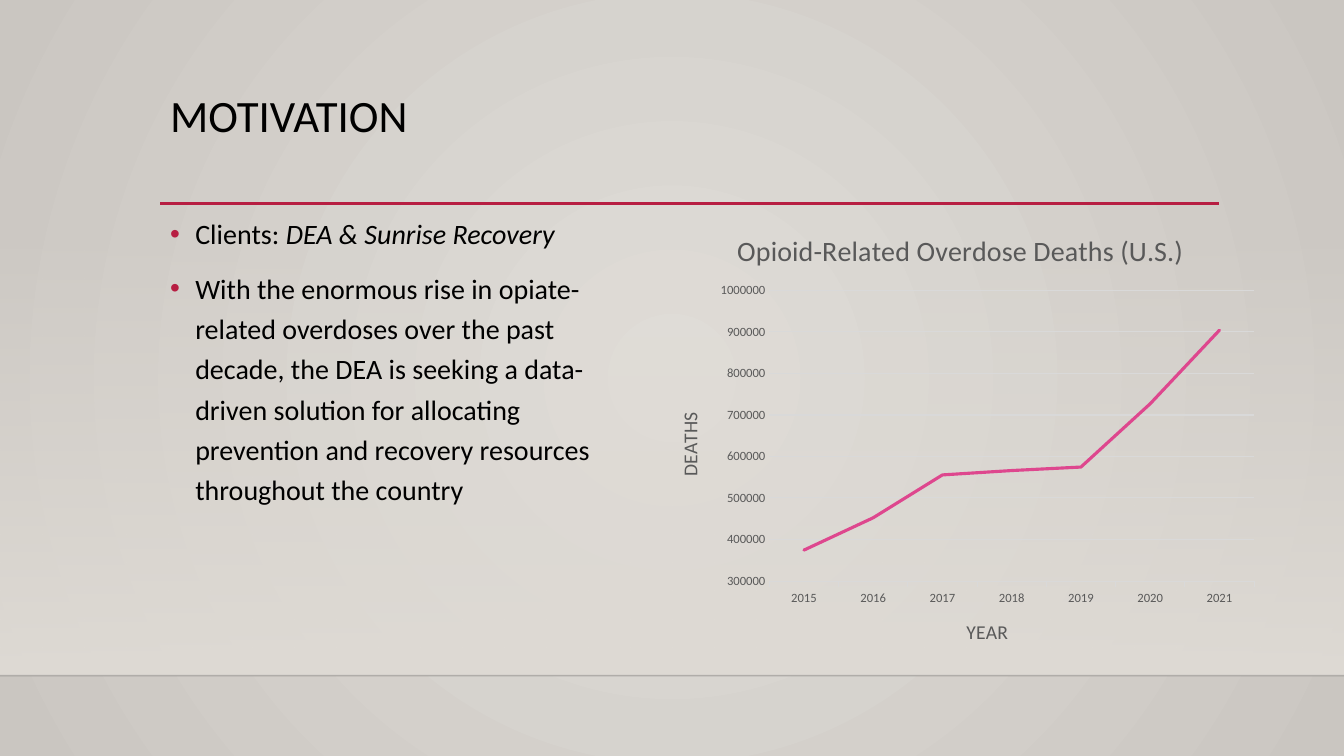
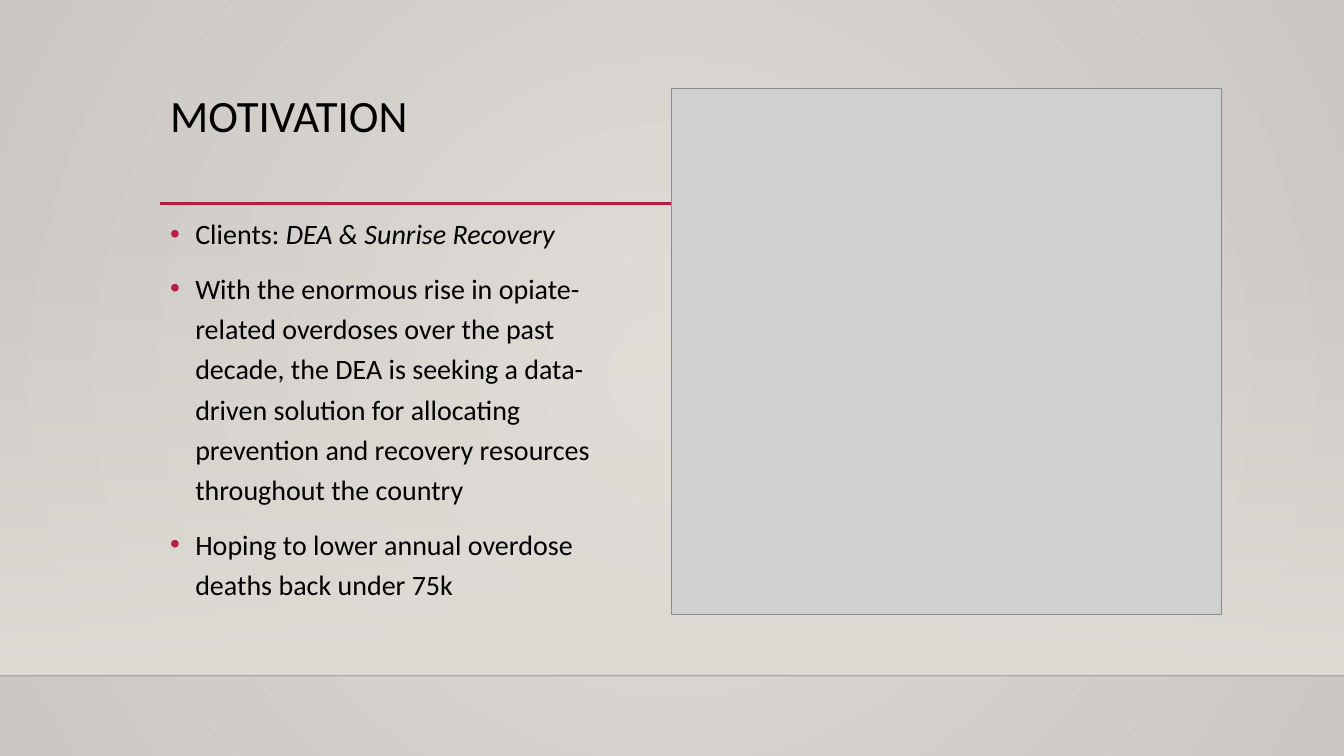
Before and after one commit to colinmcmorrow/opioid_overdose_analysis, a slide deck: slide 2 of overdose_prevention_presentation.pptx. Drawn at 1344x756 pixels with LibreOffice and Linux fonts; fonts in the diff are those of the drawing; grey boxes stand for pictures; background and template pictures are left out. Boxes give left, top, right and bottom in pixels: in the first picture for what was removed or moved away, otherwise in the second. Text is boxed around its words. In the diff, an @@ line names an element or a change of style, - is before the commit and + after.

```diff
--- a/overdose_prevention_presentation.pptx
+++ b/overdose_prevention_presentation.pptx
@@ picture added at bbox=[673, 89, 1222, 614] @@
@@ line chart removed at bbox=[654, 215, 1266, 667] @@
-title "Opioid-Related Overdose Deaths (U.S.) "
-categories: 2015, 2016, 2017, 2018, 2019, 2020, 2021
-Series 1: 370000, 450000, 560000, 570000, 570000, 730000, 900000
@@ text at bbox=[195, 535, 573, 595]: paragraph added @@
+• Hoping to lower annual overdose deaths back under 75k
```
Also in this commit, not shown: 6 other slides changed, 3 slides added, 1 slide removed, 2 other files.
